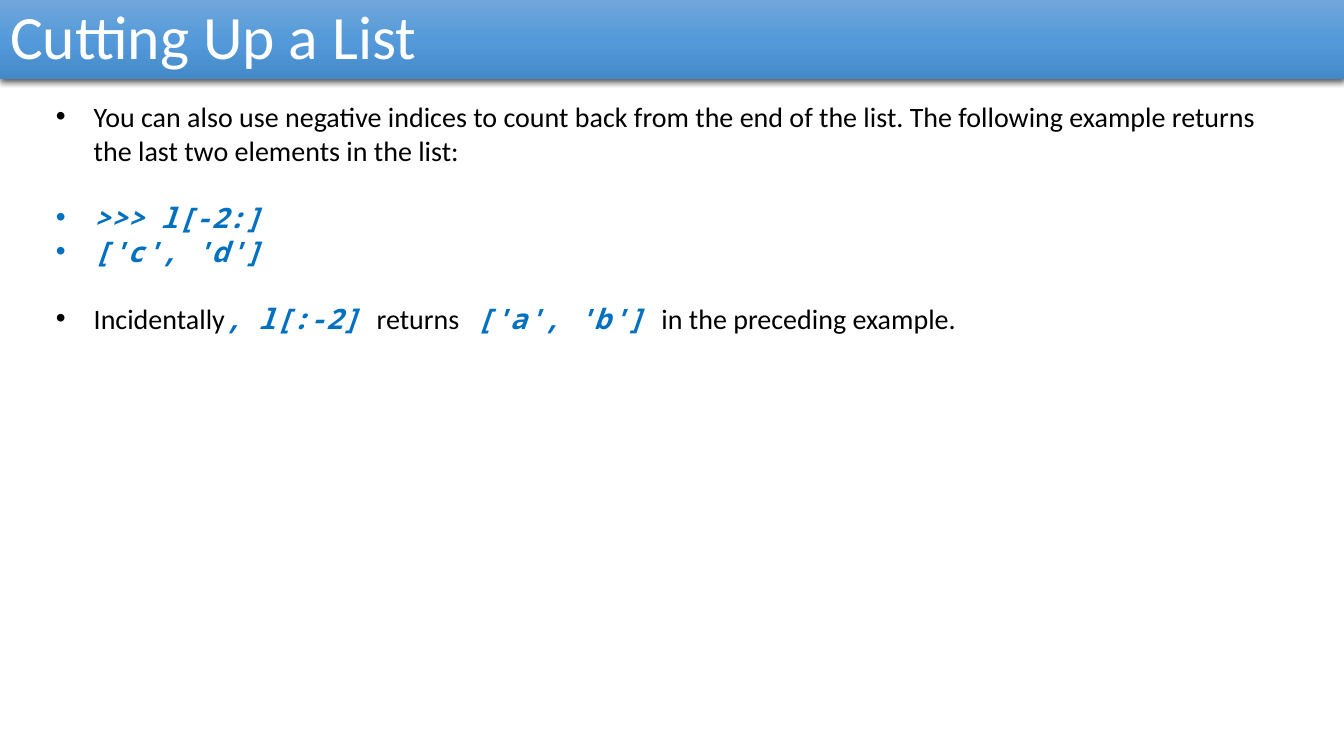
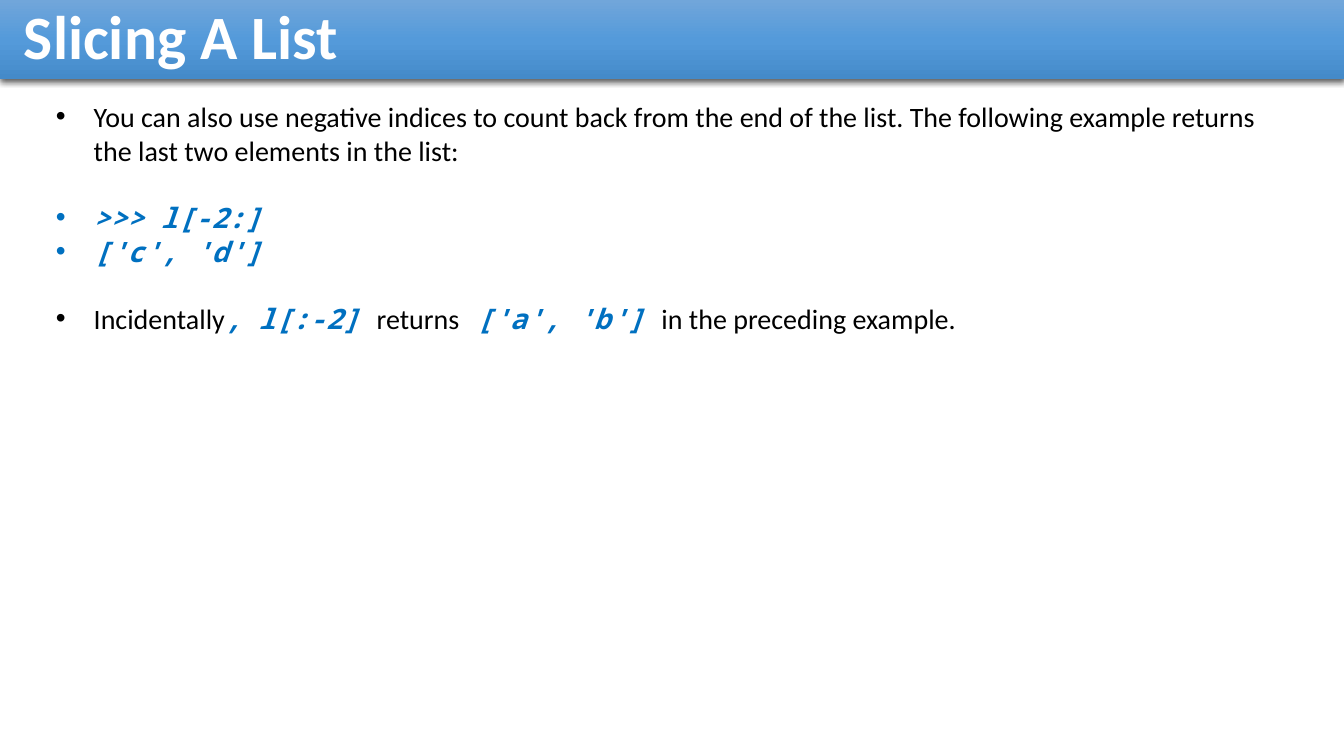
Before and after one commit to reza-arjmandi/rpi-course, a slide deck: slide 28 of session3/presentation/Python_List_And_Dictionaries.pptx (slide 15 before the commit). Drawn at 1344x756 pixels with LibreOffice and Linux fonts; fonts in the diff are those of the drawing. Boxes give left, top, right and bottom in pixels: in the first picture for what was removed or moved away, otherwise in the second. Text is boxed around its words. In the diff, an @@ line names an element or a change of style, - is before the commit and + after.

```diff
--- a/session3/presentation/Python_List_And_Dictionaries.pptx
+++ b/session3/presentation/Python_List_And_Dictionaries.pptx
@@ text in rectangle at bbox=[24, 16, 337, 70]: text changed; bold on @@
-Cutting Up a List
+Slicing A List
```
Also in this commit, not shown: 14 other slides changed, 53 slides added, 1 other file.
